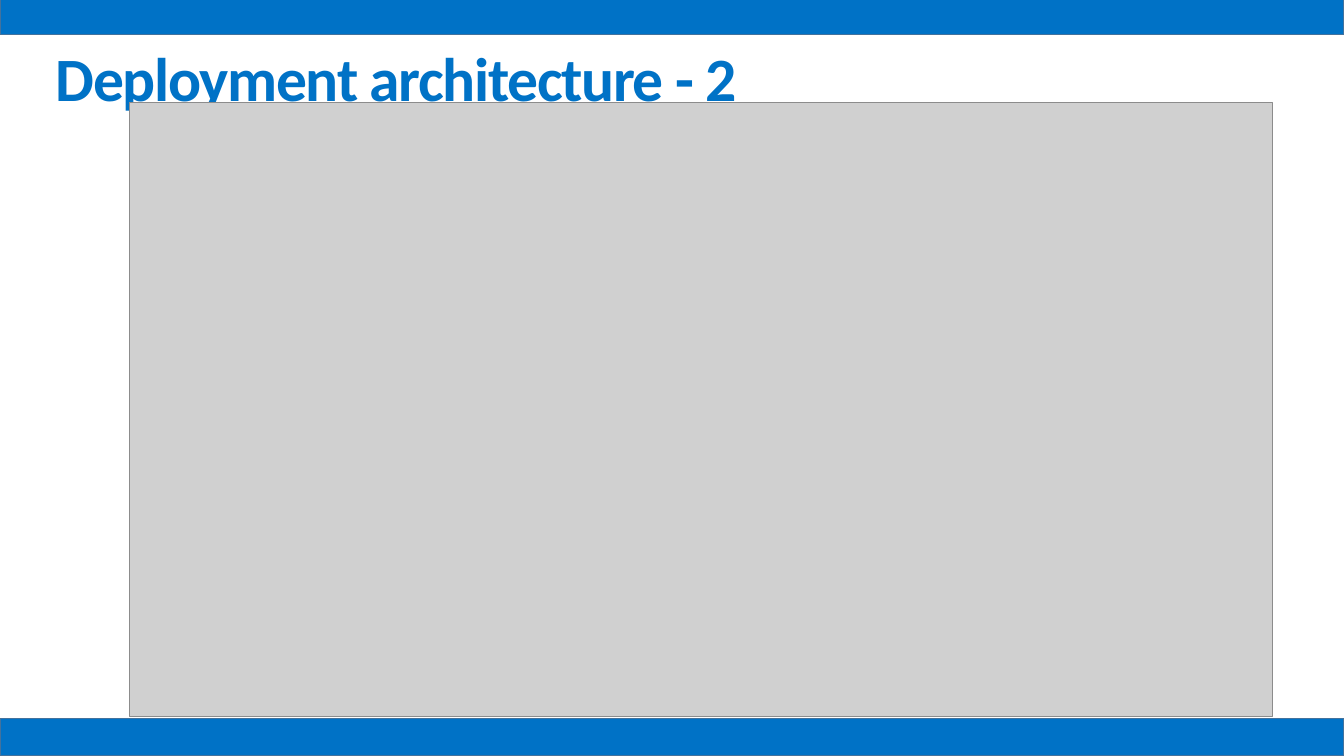
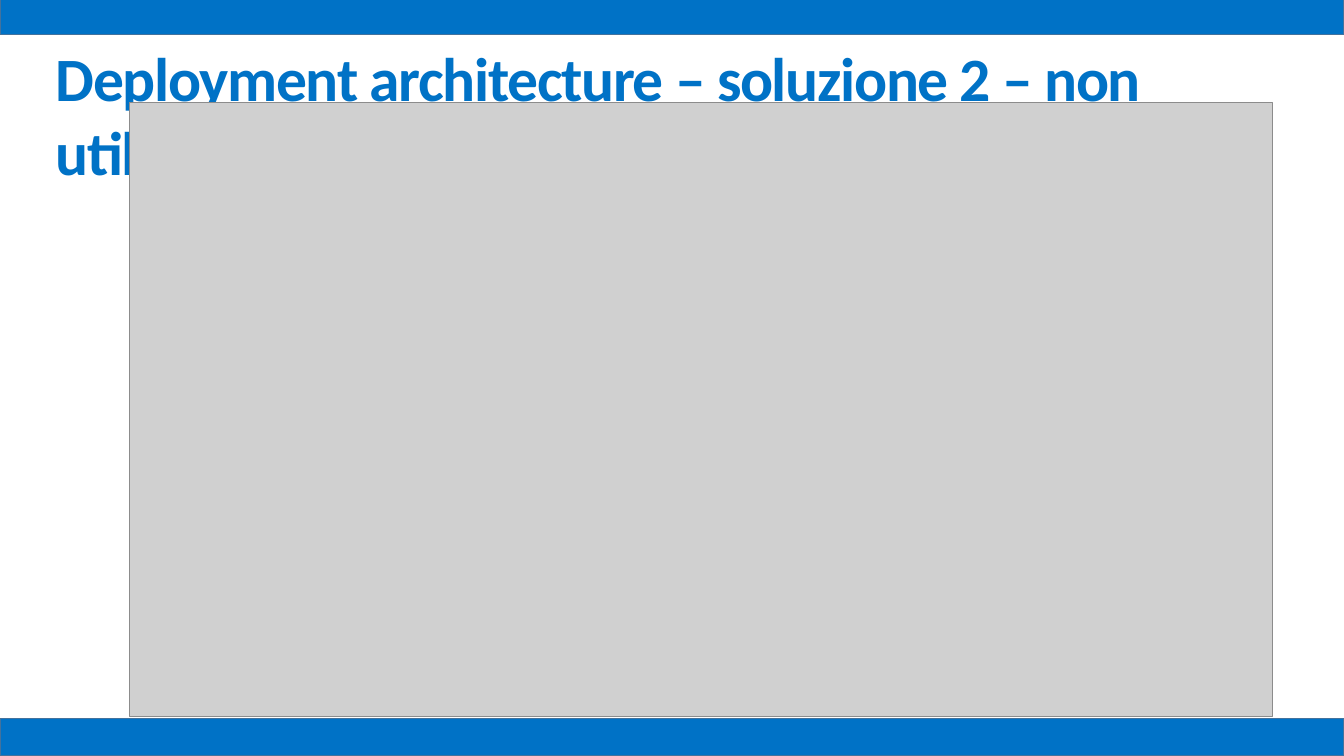
Before and after one commit to mz1991/ProgettoFebbraio2015, a slide deck: slide 35 of Febbraio 2015.pptx. Drawn at 1344x756 pixels with LibreOffice and Linux fonts; fonts in the diff are those of the drawing; grey boxes stand for pictures. Boxes give left, top, right and bottom in pixels: in the first picture for what was removed or moved away, otherwise in the second. Text is boxed around its words. In the diff, an @@ line names an element or a change of style, - is before the commit and + after.

```diff
--- a/Febbraio 2015.pptx
+++ b/Febbraio 2015.pptx
@@ text at bbox=[56, 57, 1140, 189]: text changed @@
-Deployment architecture - 2
+Deployment architecture – soluzione 2 – non utilizzata
```
Also in this commit, not shown: 12 other slides changed, 1 other file.
